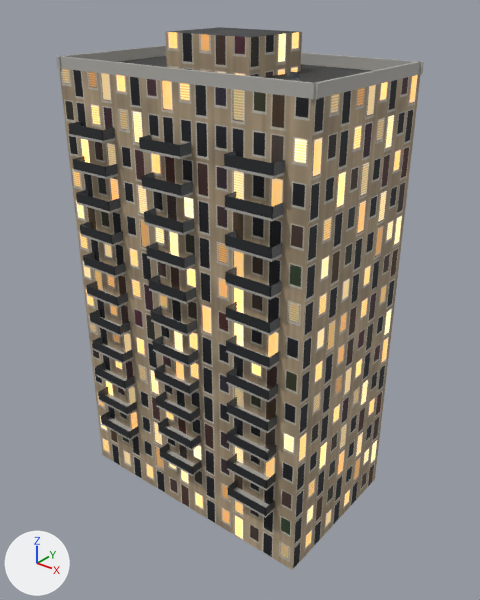
Renders of the glTF model public/assets/building_09.glb from each side of a commit.
Before and after are seen from a camera (50 mm lens) standing at (42.4, -52.0, 56.1) and looking at (1.0, -0.3, 24.0). Lighting does not change. The marker at lower left points along +X, +Y and +Z. The older version comes first. Where no turn or scale is listed for an object, it has been applied to the vertices. Vertices at exactly the same position are counted once.

Objects in the first picture: 'Render'.
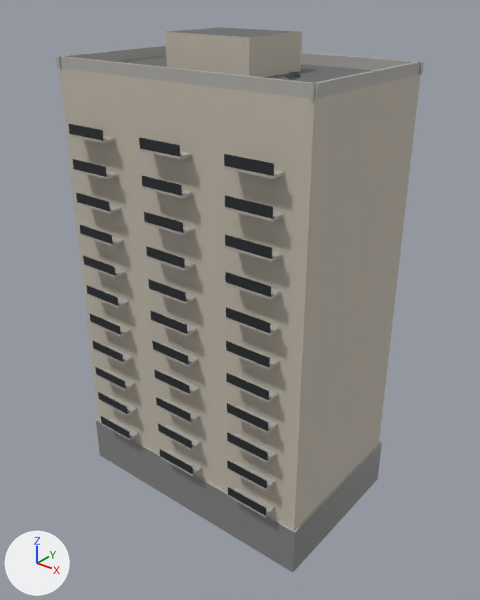
Boxes (x1, y1, x2, y2) around the edits, measured in the pictures (480 x 600 px):
'Render', surface changed, reshaped: before (56, 27, 424, 570); after (56, 27, 424, 572)
part 1 of me_render, built on: before (69, 121, 285, 516); after (96, 419, 382, 572)

Patch to the scene script:
```diff
--- a/public/assets/building_09.glb.py
+++ b/public/assets/building_09.glb.py
@@ mat_facade_residential @@
 n0 = _N.new('ShaderNodeBsdfPrincipled'); n0.name = 'Principled BSDF'
-n0.inputs[2].default_value = 0.75  # 'Roughness'
-n0.inputs[28].default_value = 2.0  # 'Emission Strength'
+n0.inputs[0].default_value = (0.55, 0.5, 0.42, 1.0)  # 'Base Color', light grey #c4bcad
+n0.inputs[2].default_value = 0.8  # 'Roughness'
 n1 = _N.new('ShaderNodeOutputMaterial'); n1.name = 'Material Output'
-n2 = _N.new('ShaderNodeTexImage'); n2.name = 'Image Texture'
-n2.image = img_facade_residential_emit
-n3 = _N.new('ShaderNodeTexImage'); n3.name = 'Image Texture.001'
-n3.image = img_facade_residential
 _L.new(n0.outputs[0], n1.inputs[0])  # 'BSDF' to 'Surface'
-_L.new(n2.outputs[0], n0.inputs[27])  # 'Color' to 'Emission Color'
-_L.new(n3.outputs[0], n0.inputs[0])  # 'Color' to 'Base Color'
@@ mat_roof_tar @@
 mat_roof_tar = principled_material('Roof_Tar')
-mat_roof_tar.texture = img_roof
-mat_roof_tar.roughness = 0.92
+mat_roof_tar.base_color = (0.15, 0.15, 0.155)  # dark grey #6c6c6e
+mat_roof_tar.roughness = 0.9
@@ mat_storefront @@
+mat_storefront = principled_material('Storefront')
+mat_storefront.base_color = (0.3, 0.3, 0.3)  # grey #959595
+mat_storefront.metallic = 0.3
+mat_storefront.roughness = 0.4
@@ me_render @@
 # used by ob_render; location = (0.0, 0.0, 0.0)
-me_render.from_pydata(...)  # 1976 vertices, 3384 faces; spans x -15.2..15.2, y -10.5..10.5, z 0.0..51.5
+me_render.from_pydata(...)  # 1192 vertices, 1812 faces; spans x -15.2..15.2, y -10.5..10.5, z 0.0..51.5
+# me_render part 1: 792 vertices removed from x -12.5..12.5, y -10.5..10.5, z 7.1..43.1; 8 vertices added at x -15.2..15.2, y -9.2..9.2, z 0.0..5.6
 me_render.materials.append(mat_facade_residential)
@@ me_render @@
 me_render.materials.append(mat_metal_panel)
+me_render.materials.append(mat_storefront)  # grey #959595
```
